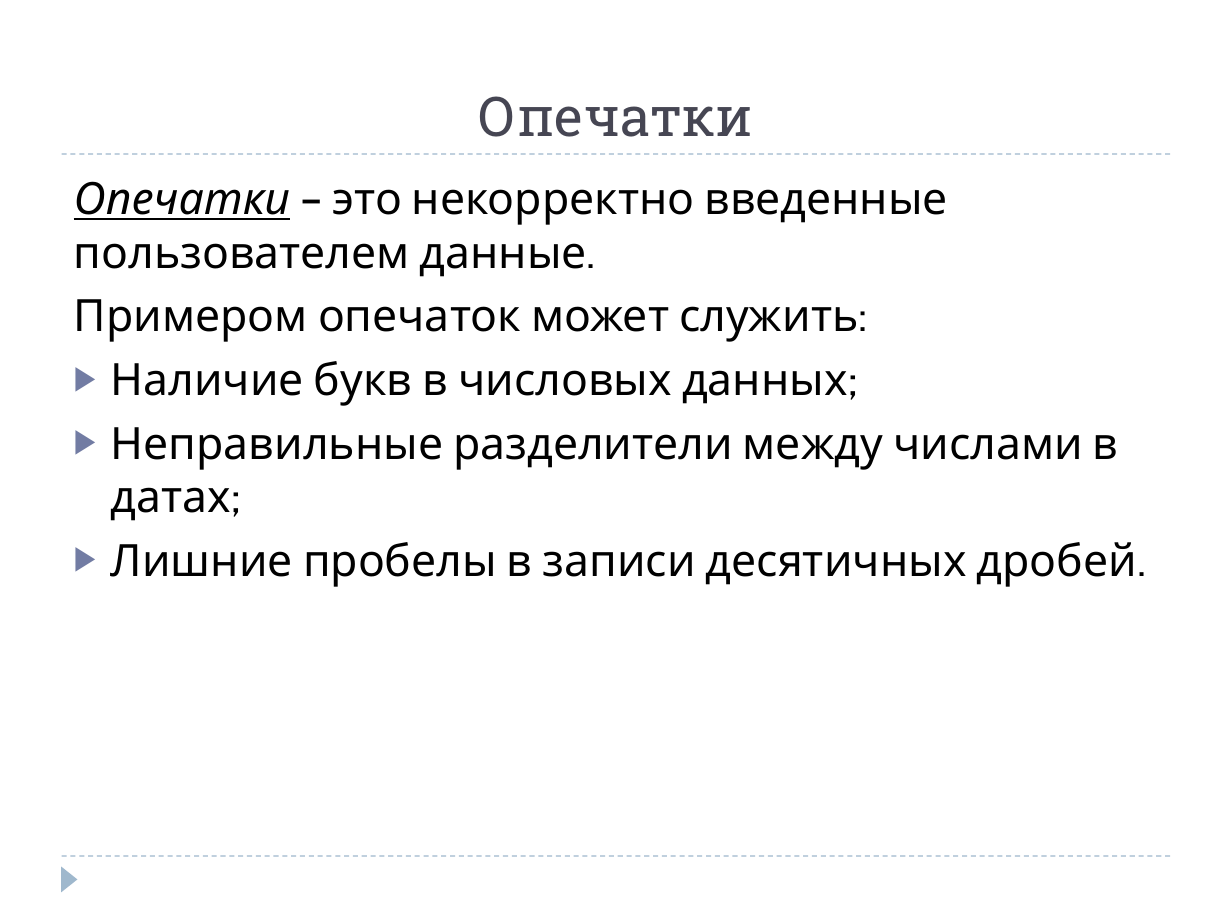
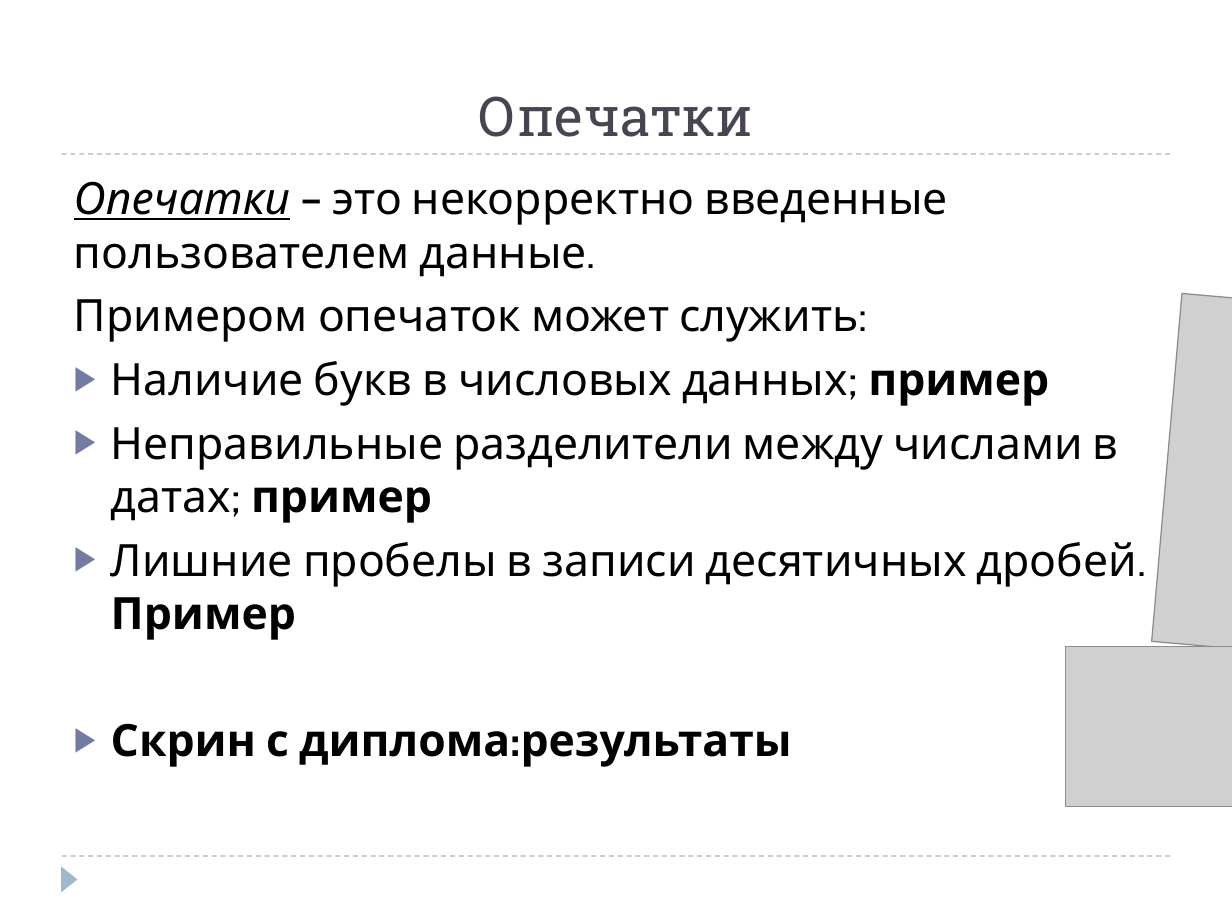
Before and after one commit to SophieKoshkareva/Article, a slide deck: slide 6 of Diploma_Koshkareva.pptx (slide 7 before the commit). Drawn at 1232x924 pixels with LibreOffice and Linux fonts; fonts in the diff are those of the drawing; grey boxes stand for pictures. Boxes give left, top, right and bottom in pixels: in the first picture for what was removed or moved away, otherwise in the second. Text is boxed around its words. In the diff, an @@ line names an element or a change of style, - is before the commit and + after.

```diff
--- a/Diploma_Koshkareva.pptx
+++ b/Diploma_Koshkareva.pptx
@@ picture added at (1151, 293, 1232, 691) @@
@@ text at (111, 361, 1137, 767): text changed @@
-▶ Наличие букв в числовых данных;
-▶ Неправильные разделители между числами в датах;
-▶ Лишние пробелы в записи десятичных дробей.
+▶ Наличие букв в числовых данных; пример
+▶ Неправильные разделители между числами в датах; пример
+▶ Лишние пробелы в записи десятичных дробей. Пример
+▶ Скрин с диплома:результаты
@@ picture added at (1066, 647, 1232, 807) @@
```
Also in this commit, not shown: 4 other slides changed, 1 other file.
